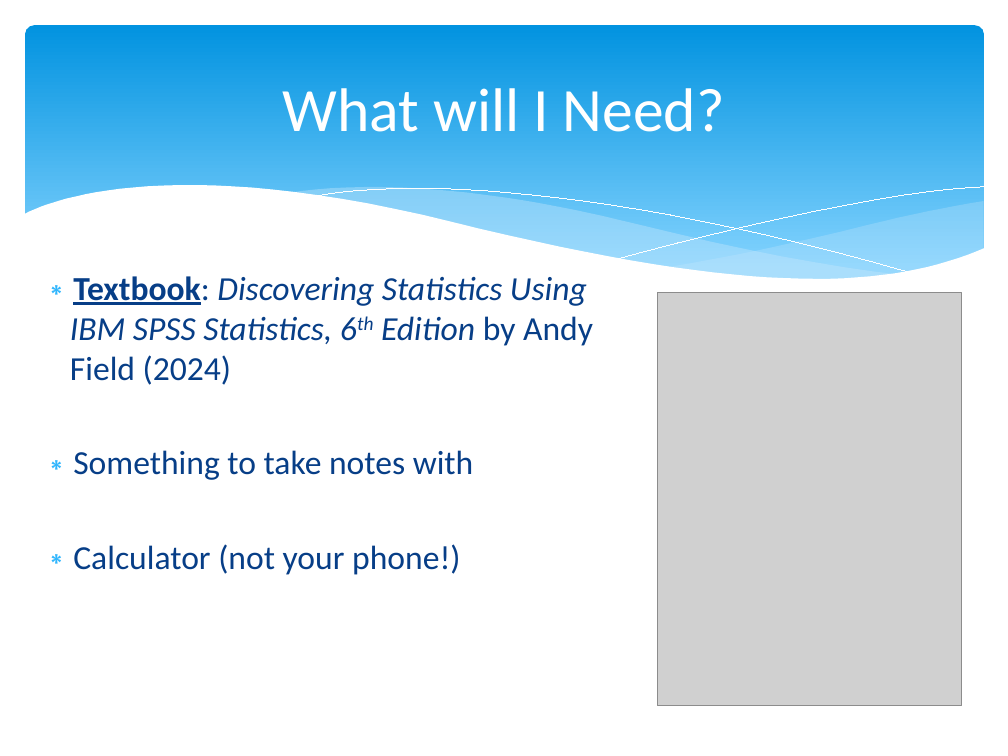
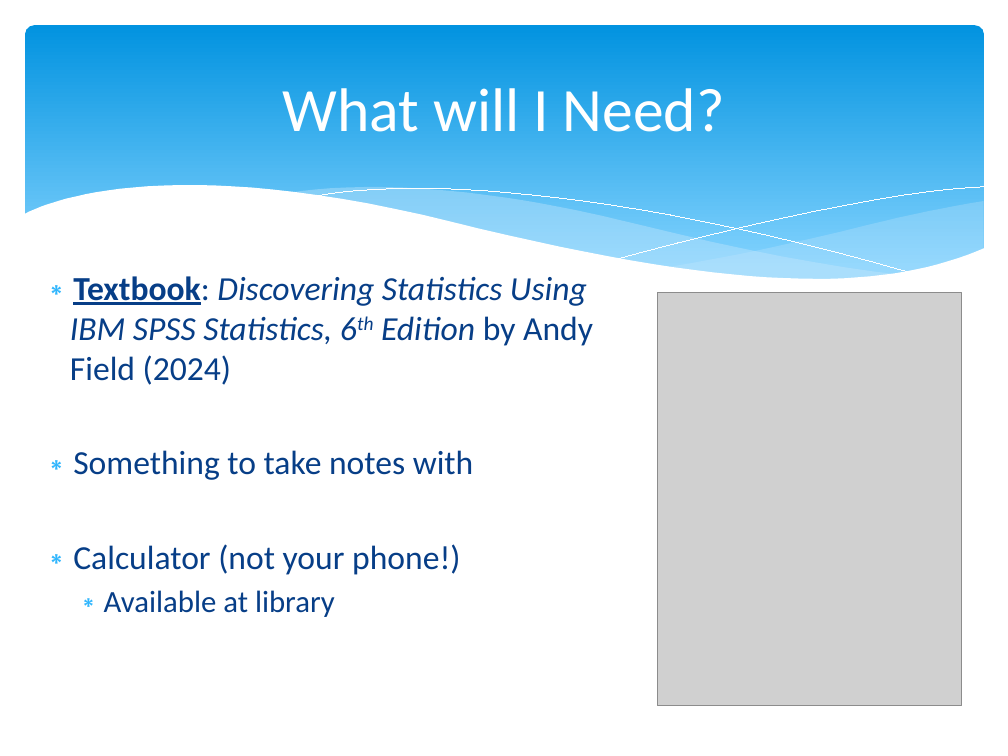
Before and after one commit to npm27/Teaching-Materials, a slide deck: slide 5 of Stats/Slides/0 First Day Info.pptx. Drawn at 1008x756 pixels with LibreOffice and Linux fonts; fonts in the diff are those of the drawing; grey boxes stand for pictures. Boxes give left, top, right and bottom in pixels: in the first picture for what was removed or moved away, otherwise in the second. Text is boxed around its words. In the diff, an @@ line names an element or a change of style, - is before the commit and + after.

```diff
--- a/Stats/Slides/0 First Day Info.pptx
+++ b/Stats/Slides/0 First Day Info.pptx
@@ text at [104,590,335,617]: paragraph added @@
+  ∗ Available at library
```
Also in this commit, not shown: 3 other slides changed, 17 other files.
